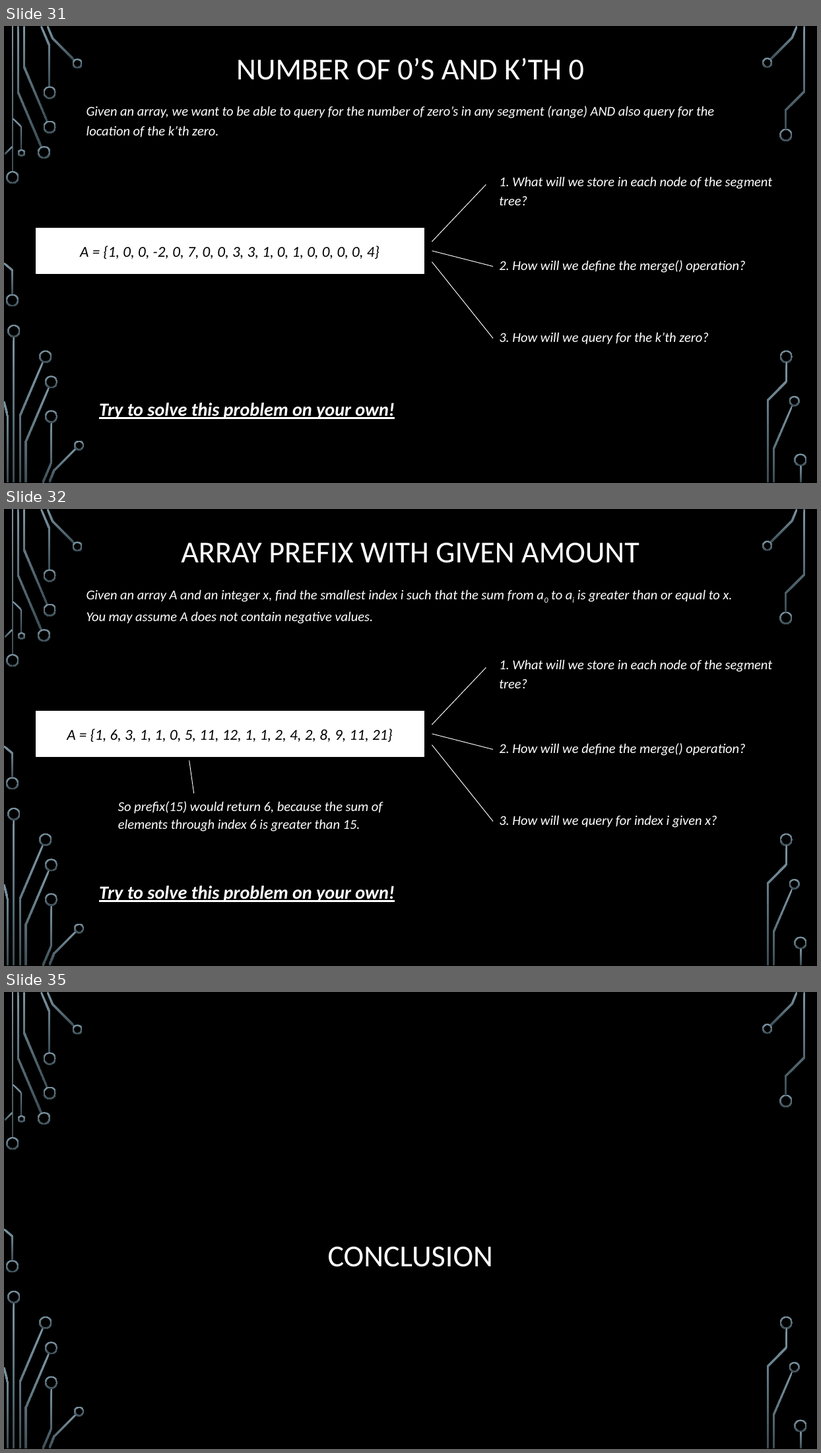
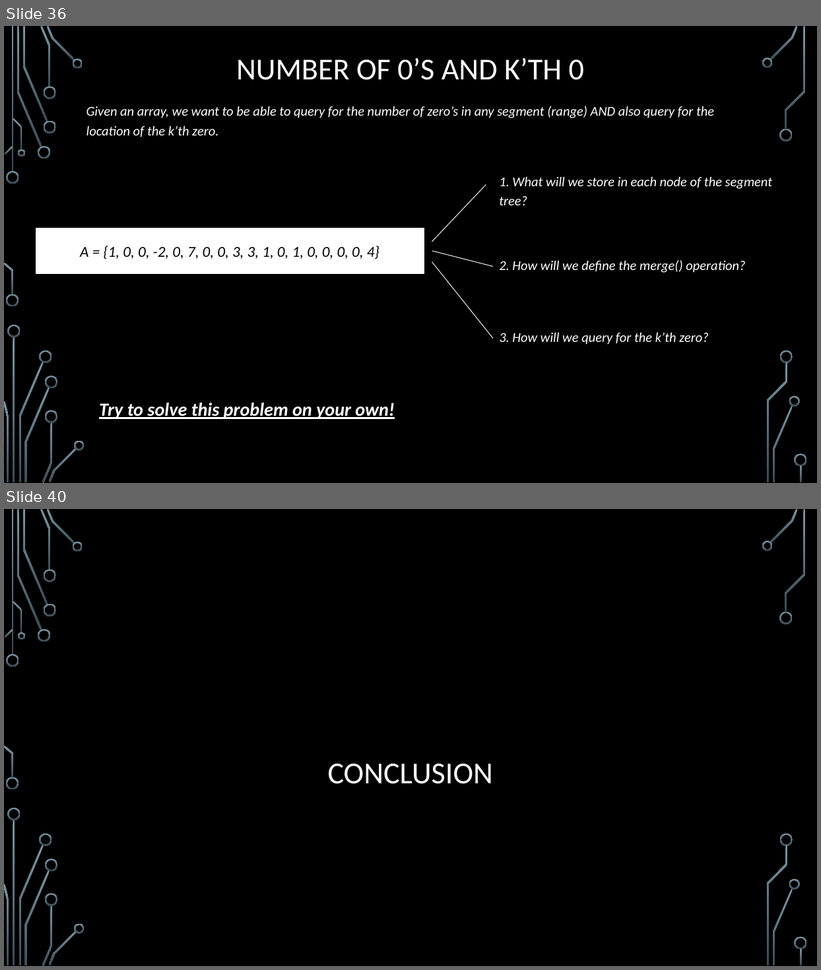
Before and after one commit to janiceeguo/advAlgo, a slide deck: slides/Trees-SegmentTrees.pptx. Shown one above the other, each under a label of ours: slides 31, 32 and 35 before the commit, slides 36 and 40 after it; the slides between them are not shown. The pictures are 821x1453 and 821x970 pixels, drawn with LibreOffice and Linux fonts; fonts in the diff are those of the drawing; background and template pictures are left out. Boxes give left, top, right and bottom in pixels: in the first picture for what was removed or moved away, otherwise in the second. Text is boxed around its words. In the diff, an @@ line names an element or a change of style, - is before the commit and + after.

```diff
--- a/slides/Trees-SegmentTrees.pptx
+++ b/slides/Trees-SegmentTrees.pptx
@@ slide 32 removed at (x1=4, y1=509, x2=817, y2=966), background picture (left out); not listed: 36 template elements that a slide beside it also shows @@
@@ title removed at (x1=181, y1=543, x2=640, y2=563) @@
-ARRAY PREFIX WITH GIVEN AMOUNT
@@ text removed at (x1=86, y1=590, x2=733, y2=624) @@
-Given an array A and an integer x, find the smallest index i such that the sum from a0 to ai is greater than or equal to x. You may assume A does not contain negative values.
@@ text removed at (x1=499, y1=659, x2=772, y2=689) @@
-1. What will we store in each node of the segment tree?
@@ line removed from (432, 725) to (486, 667) @@
@@ rectangle removed at (x1=35, y1=711, x2=425, y2=757) @@
-A = {1, 6, 3, 1, 1, 0, 5, 11, 12, 1, 1, 2, 4, 2, 8, 9, 11, 21}
@@ line removed from (432, 734) to (493, 750) @@
@@ line removed from (432, 745) to (493, 822) @@
@@ text removed at (x1=499, y1=743, x2=745, y2=756) @@
-2. How will we define the merge() operation?
@@ line removed from (189, 761) to (193, 794) @@
@@ text removed at (x1=118, y1=801, x2=383, y2=832) @@
-So prefix(15) would return 6, because the sum of elements through index 6 is greater than 15.
@@ text removed at (x1=499, y1=815, x2=717, y2=828) @@
-3. How will we query for index i given x?
@@ text removed at (x1=99, y1=886, x2=395, y2=902) @@
-Try to solve this problem on your own!
@@ what was slide 31 is now slide 36 @@
@@ what was slide 35 is now slide 40 @@
```
Also in this commit, not shown: 3 slides changed, 7 slides added, 1 other slide removed, 4 other files.
